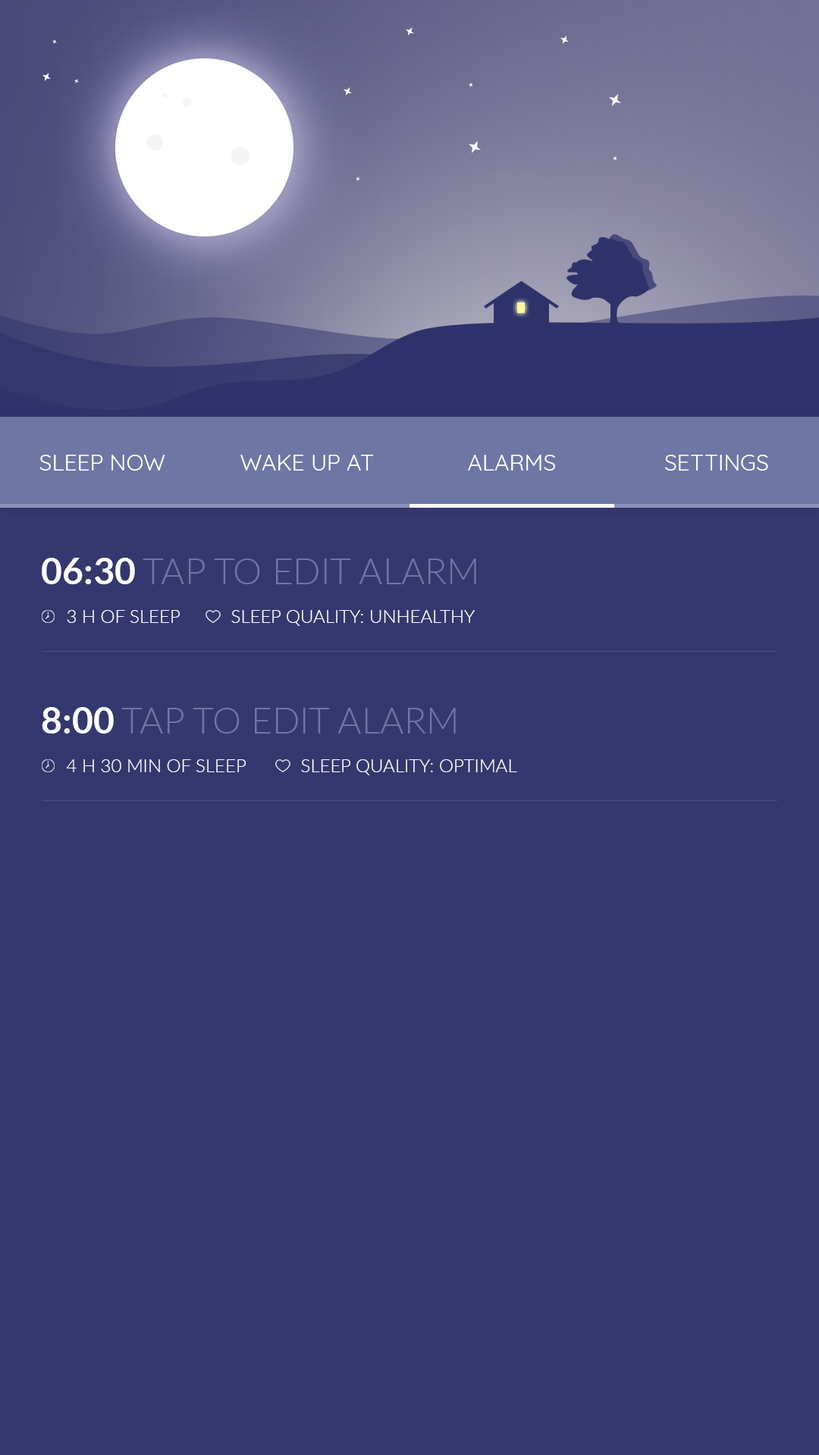
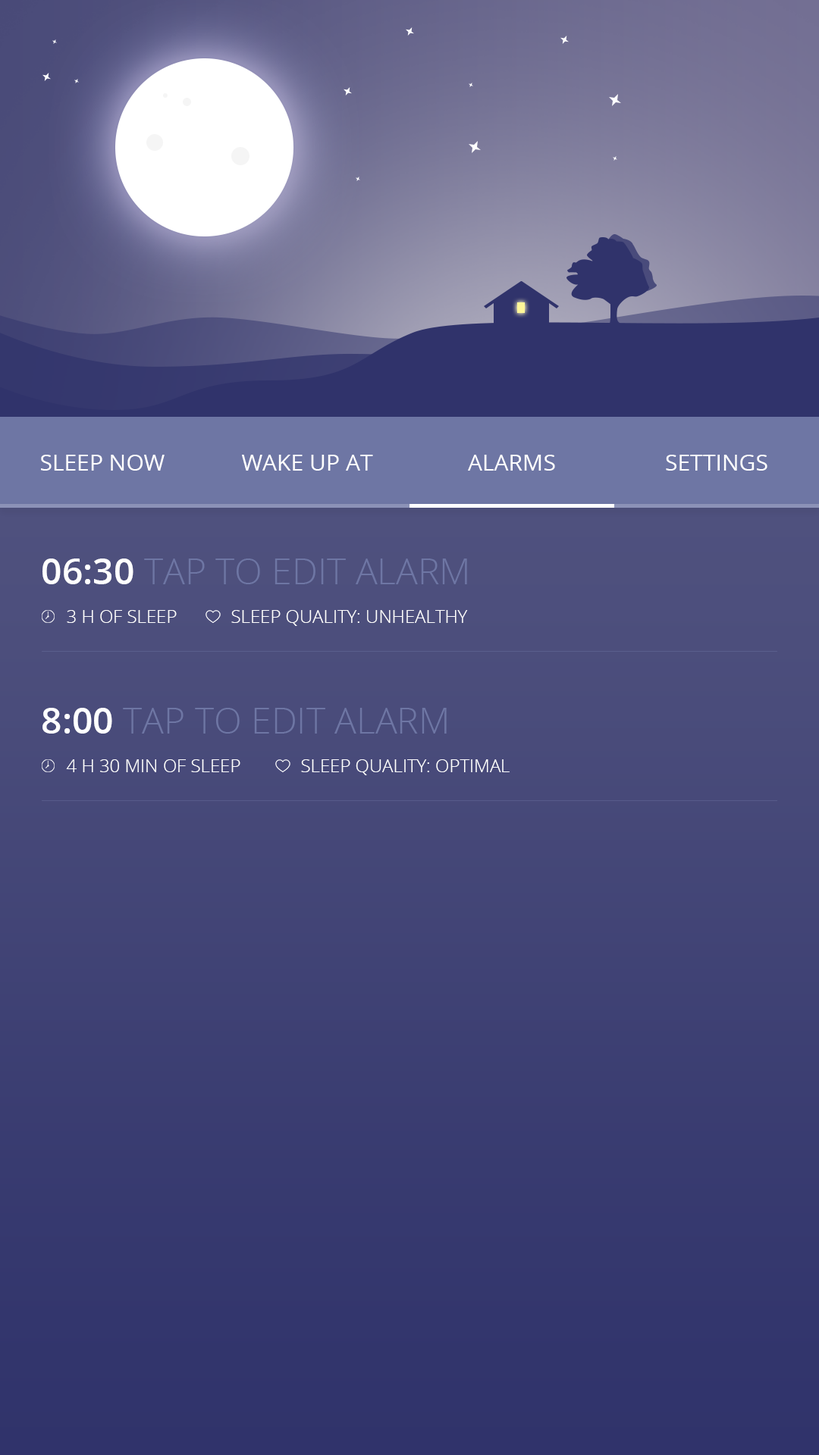
Layered file, before and after one edit (819 × 1455). Changes by layer:
painted on "SLEEP NOW" over [39, 454, 166, 471]
painted on "WAKE UP AT" over [240, 454, 374, 471]
painted on "ALARMS" over [467, 454, 555, 471]
painted on "SETTINGS" over [664, 454, 768, 471]
painted on "06:30 TAP TO EDIT ALARM" over [41, 557, 477, 585]
painted on "3 h of sleep" over [66, 610, 180, 624]
painted on "SLEEP QUALITY: UNHEALTHY" (1st of 2, in "main" › "BODY" › "LIST" › "list_element_1" › "bottom_elements" › "sleep_quality_info") over [231, 610, 476, 627]
painted on "8:00 TAP TO EDIT ALARM" over [41, 707, 456, 734]
painted on "4 h 30 min of sleep" over [65, 759, 246, 773]
painted on "SLEEP QUALITY: UNHEALTHY" (2nd of 2, in "main" › "BODY" › "LIST" › "list_element_2" › "bottom_elements" › "sleep_quality_info") over [300, 759, 517, 776]
